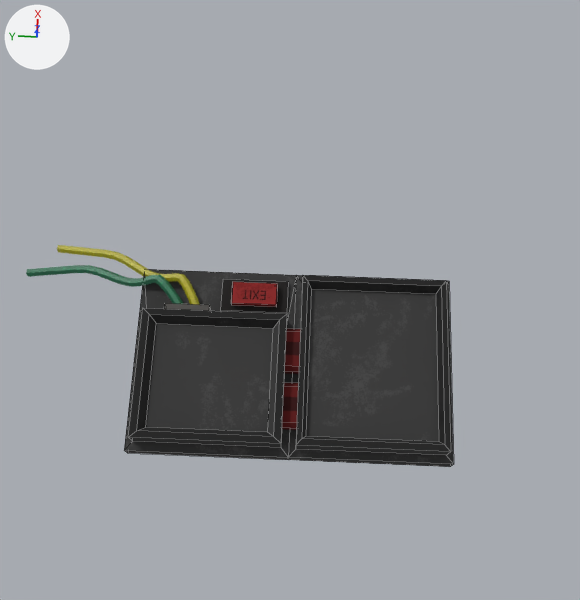
One commit to the Blender file UI_Pons/PonsConsole.blend: the scene before it, then after it.
Both versions are drawn from a camera (50 mm lens) standing at (-6.7, -0.2, 25.1) and looking at (4.9, 0.3, -7.5). Lighting does not change. The marker at upper left points along +X, +Y and +Z. The picture after the commit comes second. Mesh edges are drawn as thin lines on the coarser meshes.

The older version as bpy lines, for what is in view:
```python
me_cube = bpy.data.meshes.new('Cube')
me_cube.from_pydata(...)  # 44 vertices, 40 faces; spans x -2.99..2.99, y -5.04..5.04, z -0.29..1.0
me_cube.materials.append(mat_material)  # picture img_ponsui_png
me_cube_005 = bpy.data.meshes.new('Cube.005')
me_cube_005.from_pydata(...)  # 8 vertices, 5 faces; spans x -0.54..0.54, y -1.08..1.08, z -0.08..0.08
me_cube_005.materials.append(mat_material_002)  # picture img_ponsui_png
me_cylinder_001 = bpy.data.meshes.new('Cylinder.001')
me_cylinder_001.from_pydata(...)  # 132 vertices, 128 faces; spans x -0.09..1.56, y -0.87..4.88, z -5.02..-3.22
me_cylinder_001.materials.append(mat_material_005)  # picture img_ponsui_png
ob_cube = bpy.data.objects.new('Cube', me_cube)
ob_cube.location = (0.0, 0.0, 0.0)
ob_cube_004 = bpy.data.objects.new('Cube.004', me_cube_005)
ob_cube_004.location = (2.16, 1.32, 0.31)
ob_cylinder_001 = bpy.data.objects.new('Cylinder.001', me_cylinder_001)
ob_cylinder_001.location = (6.43, 2.9, 0.66)
ob_cylinder_001.rotation_euler = (0.191, 1.571, 0.0)  # degrees (11, 90, 0)
# also in view: 'Cube.005' at (2.2, 1.3, 0.5); 'Cylinder' at (2.3, 6.4, -0.1)
```
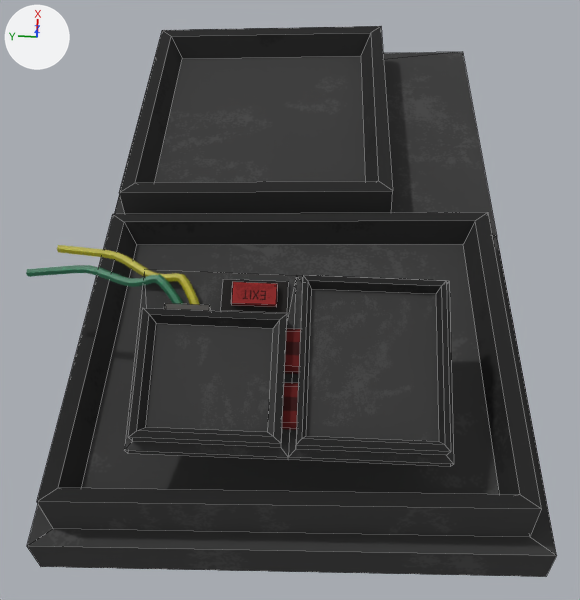
Location of each change, (x1, y1, x2, y2) in pixels of the pictures (580 x 600 px):
```json
{"object": "Cube.006", "change": "added", "after": [27, 26, 557, 577]}
```

The change, as JSON lines over the scene's bpy script:
```json
{"op": "add", "block": "img_ponsui_png_003", "code": ["img_ponsui_png_003 = load_image('ponsUI.png.003', 'ponsUI.png', 1024, 1024, 'sRGB')"]}
{"op": "add", "block": "mat_material_009", "code": ["mat_material_009 = principled_material('Material.009')", "mat_material_009.texture = img_ponsui_png_003", "mat_material_009.roughness = 1.0"]}
{"op": "add", "block": "me_cube_002", "code": ["me_cube_002 = bpy.data.meshes.new('Cube.002')", "me_cube_002.from_pydata(...)  # 44 vertices, 40 faces; spans x -2.99..2.99, y -5.04..5.04, z -0.29..1.0", "me_cube_002.materials.append(mat_material_009)  # picture img_ponsui_png_003"]}
{"op": "add", "block": "ob_cube_006", "code": ["ob_cube_006 = bpy.data.objects.new('Cube.006', me_cube_002)", "ob_cube_006.location = (7.41, -0.07, -7.87)", "ob_cube_006.rotation_euler = (-0.371, -0.0517, -1.548)  # degrees (-21, -3, -89)", "ob_cube_006.scale = (2.84, 2.84, 2.84)"]}
```
